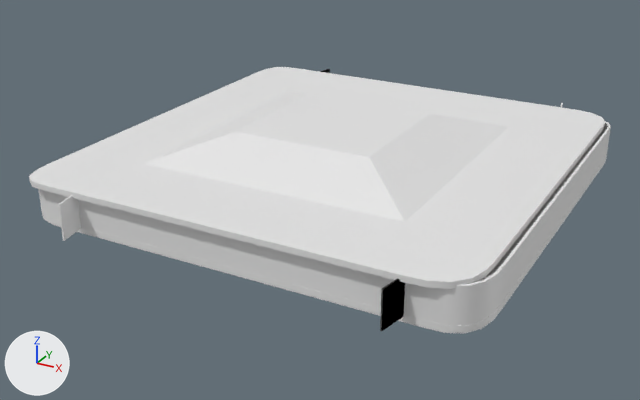
An edit to the OBJ model NoOnebutMyslef1/Assets/Meshes/Mall_Map_Small.obj, drawn before and after from the same camera.
Camera for both pictures: a 50 mm lens placed at (137.0, -266.0, 136.0), pointed at (-6.0, -7.0, 7.0). Lighting does not change. The marker at lower left points along +X, +Y and +Z. Where no turn or scale is listed for an object, it has been applied to the vertices.

The first picture shows 'Mall_Map_Small'.
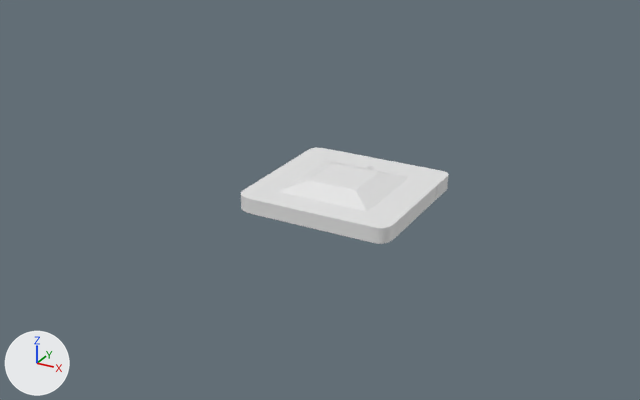
What differs and where, as boxes [x1, y1, x2, y2] in the pictures (640 x 400 px):
```json
{"object": "Mall_Map_Small", "change": "reshaped", "before": [29, 67, 611, 333], "after": [241, 147, 448, 244], "on screen": "64% narrower, 63% shorter"}
{"part": 1, "of": "me_mall_map_small", "change": "deleted", "before": [29, 67, 605, 331]}
{"part": 2, "of": "me_mall_map_small", "change": "built on", "before": [39, 121, 611, 333], "after": [241, 147, 448, 244]}
```

The change, as JSON lines over the scene's bpy script:
```json
{"block": "me_mall_map_small", "where": "# used by ob_mall_map_small; location = (0.0, 0.0, 0.0)"}
{"op": "remove", "block": "me_mall_map_small", "code": "me_mall_map_small.from_pydata(...)  # 1755 vertices, 1556 faces; spans x -80.0..79.0, y -87.0..90.0, z -1.0..35.0"}
{"op": "add", "block": "me_mall_map_small", "code": "me_mall_map_small.from_pydata(...)  # 3622 vertices, 3266 faces; spans x -31.0..30.0, y -25.0..34.0, z 0.0..13.0"}
{"block": "me_mall_map_small", "change": "me_mall_map_small part 1: 27 loose pieces with 536 vertices, spanning x -78.0..77.0, y -87.0..90.0, z 0.0..35.0, are deleted"}
{"block": "me_mall_map_small", "change": "me_mall_map_small part 2: 709 vertices removed from x -80.0..79.0, y -78.0..77.0, z -1.0..26.0; 2952 vertices added at x -31.0..30.0, y -25.0..34.0, z 0.0..13.0"}
```
